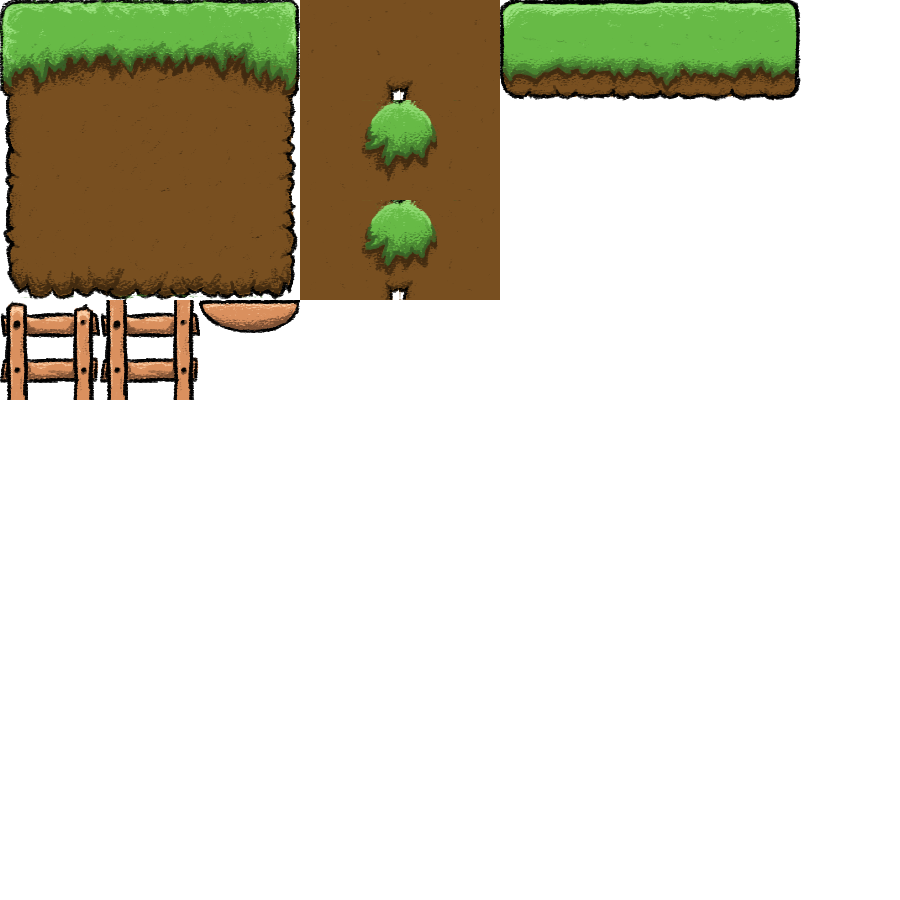
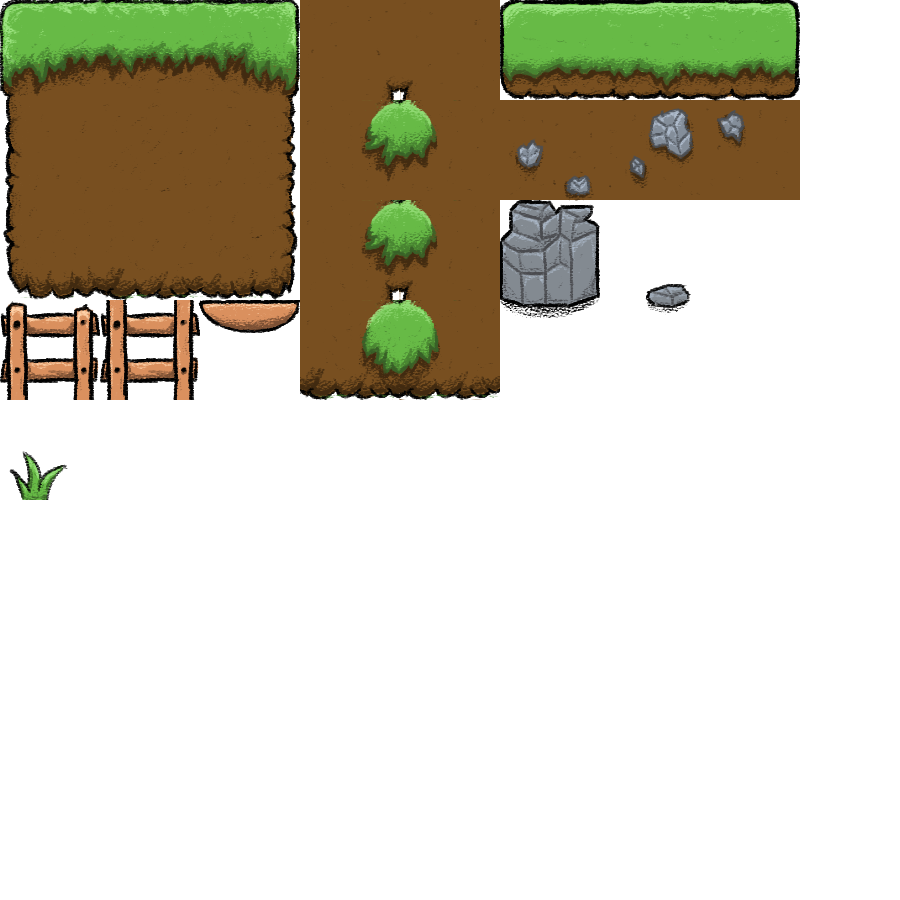
Before/after of a 900×900 layered artwork. What changed in the layer stack:
added layer "Right Wedge Shading 2" above "Right Wedge Shading" over [400, 306, 436, 369]
added layer "Right Wedge Shading" above "Right Wedge Fix" over [400, 328, 439, 374]
added layer "Right Wedge Fix" above "Right Wedge Bush" over [400, 306, 443, 398]
added layer "Right Wedge Bush" above "Left Wedge Shading" over [400, 300, 500, 400]
added layer "Left Wedge Shading" above "Layer 5" over [361, 326, 400, 395]
added layer "Layer 5" above "Left Wedge Fix" over [307, 303, 400, 380]
added layer "Left Wedge Fix" above "Right Wedge Ground" over [363, 321, 402, 399]
added layer "Right Wedge Ground" above "Left Wedge Bush" over [400, 300, 500, 400]
added layer "Left Wedge Bush" above "Left Wedge Ground" over [300, 300, 400, 400]
added layer "Left Wedge Ground" above "Layer 4" over [300, 300, 400, 400]
painted on "Shading" over [19, 108, 745, 500]
painted on "Outline" over [9, 0, 801, 500]
painted on "Undershade" over [20, 109, 740, 499]
painted on "Dirt Shading" over [508, 108, 789, 201]
painted on "Color" over [15, 109, 743, 500]
painted on "Dirt Color" over [500, 100, 800, 200]
